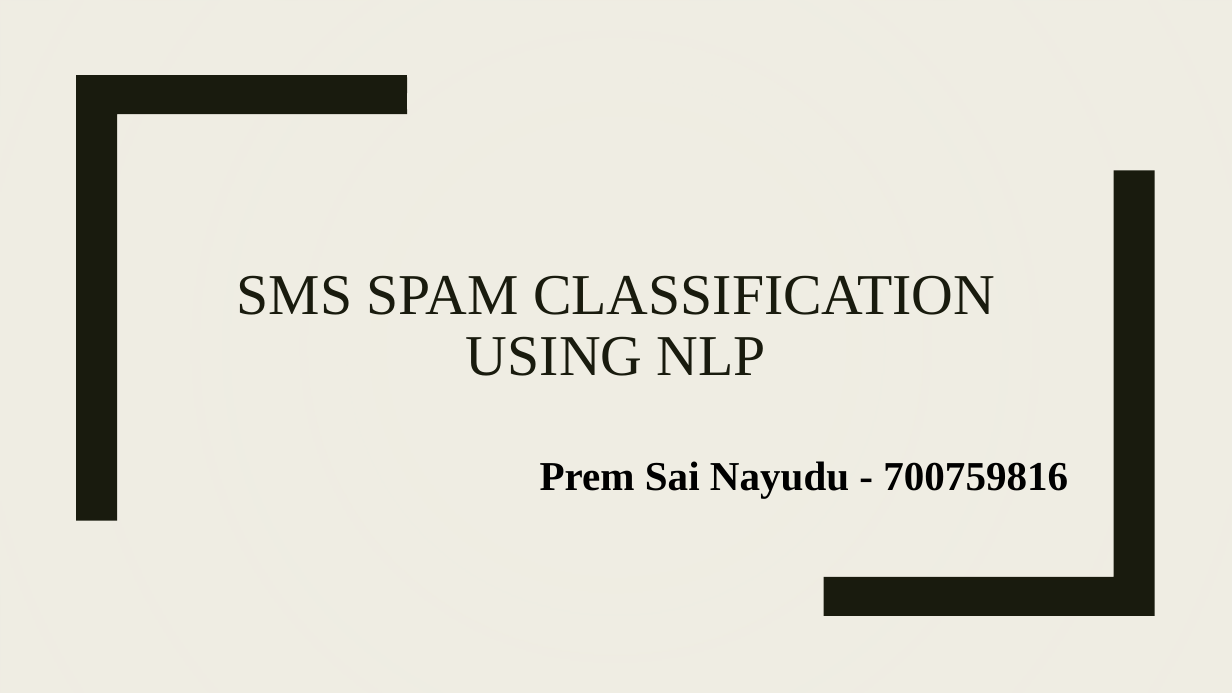
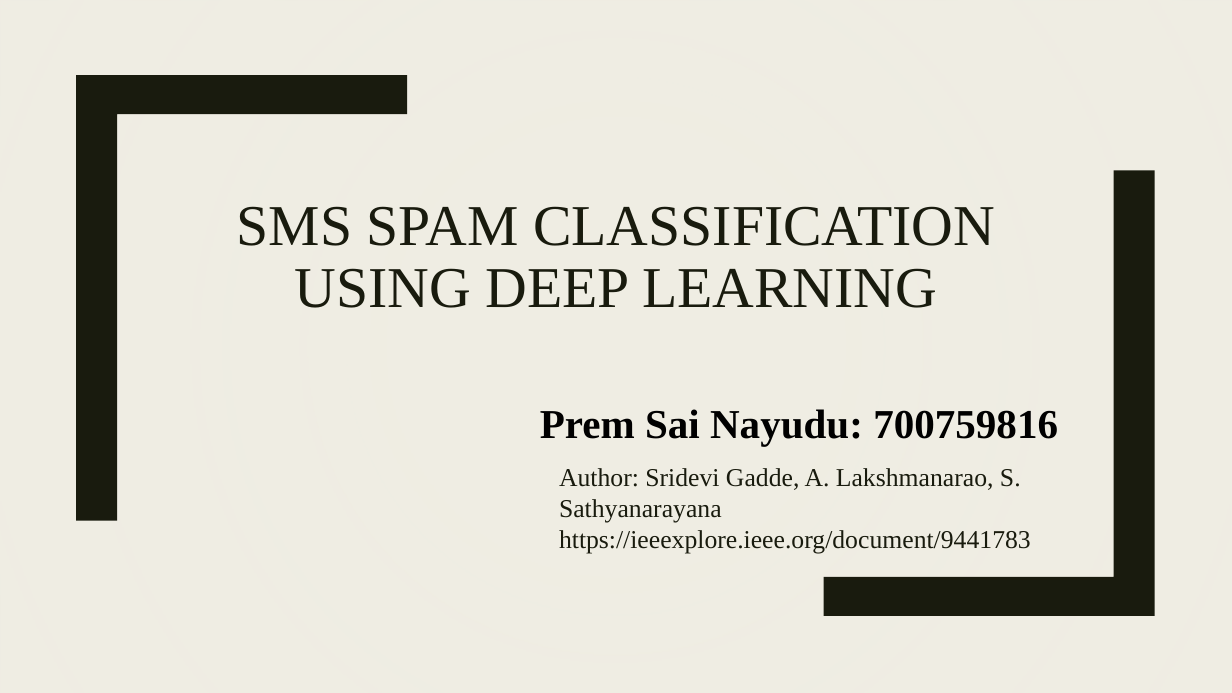
Before and after one commit to PremSai98160/NNDL_Project, a slide deck: slide 1 of NNDL project.pptx. Drawn at 1232x693 pixels with LibreOffice and Linux fonts; fonts in the diff are those of the drawing; background and template pictures are left out. Boxes give left, top, right and bottom in pixels: in the first picture for what was removed or moved away, otherwise in the second. Text is boxed around its words. In the diff, an @@ line names an element or a change of style, - is before the commit and + after.

```diff
--- a/NNDL project.pptx
+++ b/NNDL project.pptx
@@ freeform shape at [76,75,407,520]: rotation 0 to 180 degrees @@
@@ title at [237,206,995,308]: text changed @@
-SMS SPAM CLASSIFICATION USING NLP
+SMS SPAM CLASSIFICATION USING DEEP LEARNING
@@ text at [540,409,1058,446]: text changed @@
-Prem Sai Nayudu - 700759816
+Prem Sai Nayudu: 700759816
@@ text added at [559,468,1031,554], 20 pt, text #191B0E @@
+Author: Sridevi Gadde, A. Lakshmanarao, S. Sathyanarayana
+https://ieeexplore.ieee.org/document/9441783
```
Also in this commit, not shown: 3 other slides changed, 1 slide added, 4 slides removed, 7 other files.
